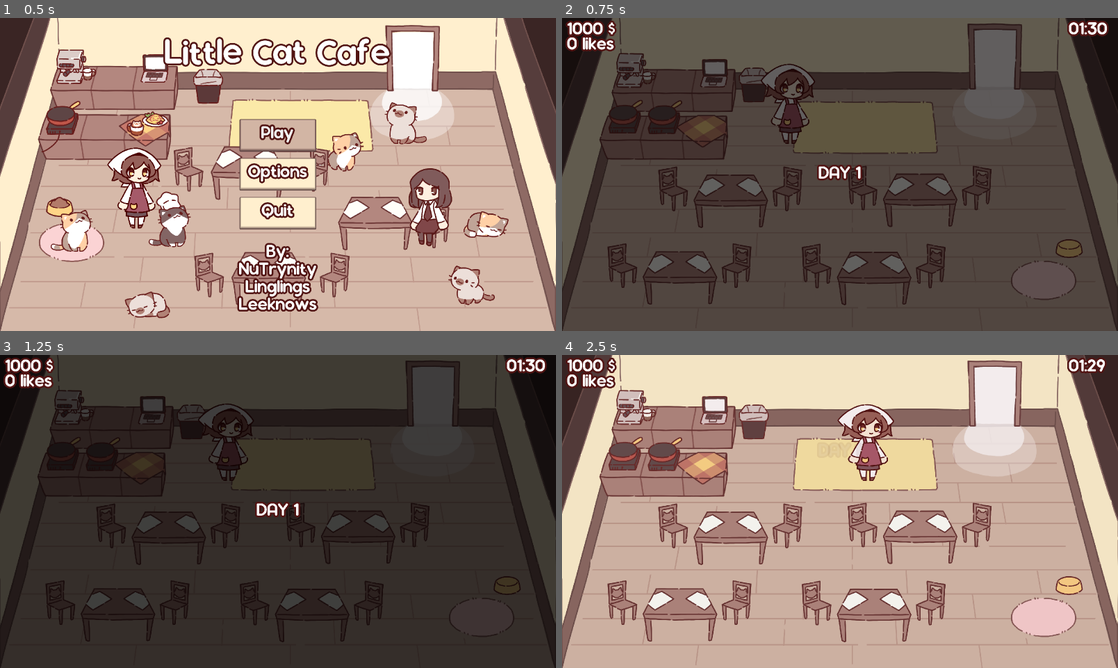
Above: before the commit, frames 1-4 (two rows, left to right).
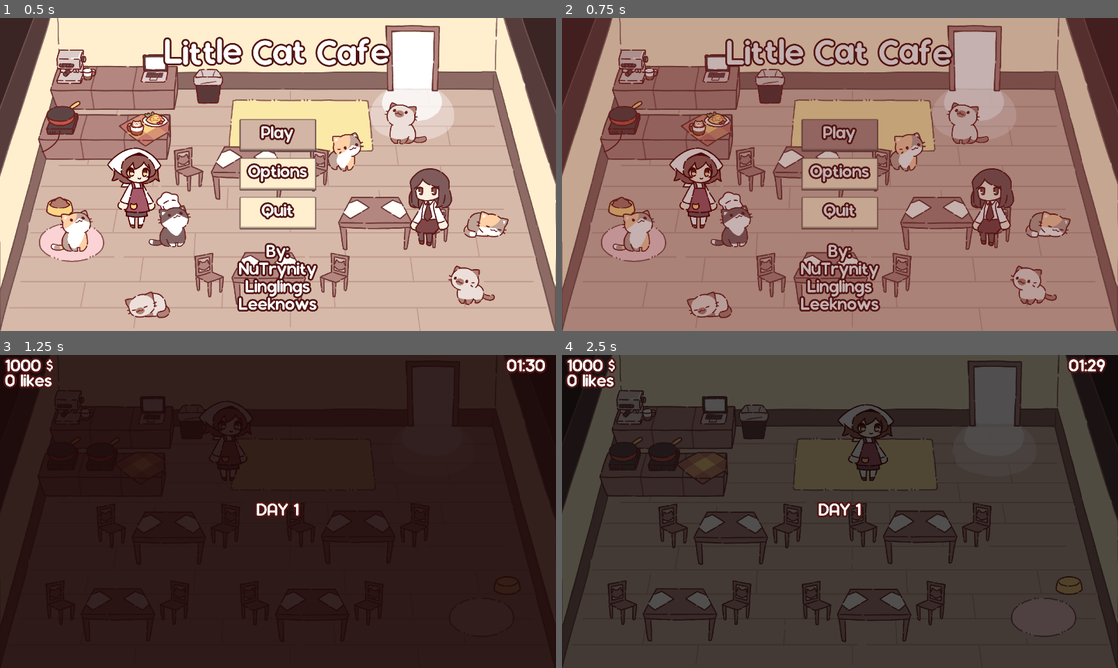
Above: after the commit, the same moments.

Repository: NuTrynity/Little-Cat-Cafe
Game: Godot game, scene res://Nodes/UI/main_menu.tscn
Two runs of this game, one before a commit and one after it. Both use one fixed random seed, a clock stepped at 60 frames per second and the inputs below.
Inputs (mouse positions are in pixels of both pictures, inside the frame that each line leads up to):
- Up to frame 1 (0.5 s): no input
- Up to frame 2 (0.75 s): click "Play" at 0.5 s
- Up to frame 3 (1.25 s): no input
- Up to frame 4 (2.5 s): move the mouse to (962, 495) at 1.27 s; hold Right (move_right) 1.28-2 s; hold E (interact) 1.28-2 s; click (962, 495) at 1.42 s; drag from (728, 527) to (995, 426) at 2.02 s

Frame 1 is identical in both runs. In frame 2, 99% of the frame differs, in the area x 0-100%, y 0-100%; in frame 3, 25%; in frame 4, 99%.

Commit message:
added transition animation when changing scenes

Diff:
--- /dev/null
+++ b/Nodes/UI/scene_changer.tscn
@@ -0,0 +1,57 @@
+[gd_scene load_steps=5 format=3 uid="uid://dn3fvhtc8samh"]
+
+[ext_resource type="Script" path="res://Scripts/UIScripts/scene_changer.gd" id="1_0kng0"]
+
+[sub_resource type="Animation" id="Animation_hqbcy"]
+resource_name = "RESET"
+tracks/0/type = "value"
+tracks/0/imported = false
+tracks/0/enabled = true
+tracks/0/path = NodePath("BG:modulate")
+tracks/0/interp = 1
+tracks/0/loop_wrap = true
+tracks/0/keys = {
+"times": PackedFloat32Array(0),
+"transitions": PackedFloat32Array(1),
+"update": 0,
+"values": [Color(0.317647, 0.0784314, 0.0745098, 0)]
+}
+
+[sub_resource type="Animation" id="Animation_wycht"]
+resource_name = "dissolve"
+length = 0.5
+tracks/0/type = "value"
+tracks/0/imported = false
+tracks/0/enabled = true
+tracks/0/path = NodePath("BG:modulate")
+tracks/0/interp = 1
+tracks/0/loop_wrap = true
+tracks/0/keys = {
+"times": PackedFloat32Array(0, 0.5),
+"transitions": PackedFloat32Array(1, 1),
+"update": 0,
+"values": [Color(0.317647, 0.0784314, 0.0745098, 0), Color(0.317647, 0.0784314, 0.0745098, 1)]
+}
+
+[sub_resource type="AnimationLibrary" id="AnimationLibrary_78dot"]
+_data = {
+"RESET": SubResource("Animation_hqbcy"),
+"dissolve": SubResource("Animation_wycht")
+}
+
+[node name="SceneChanger" type="CanvasLayer"]
+script = ExtResource("1_0kng0")
+
+[node name="BG" type="ColorRect" parent="."]
+modulate = Color(0.317647, 0.0784314, 0.0745098, 0)
+anchors_preset = 15
+anchor_right = 1.0
+anchor_bottom = 1.0
+grow_horizontal = 2
+grow_vertical = 2
+mouse_filter = 2
+
+[node name="Animations" type="AnimationPlayer" parent="."]
+libraries = {
+"": SubResource("AnimationLibrary_78dot")
+}
--- a/Scripts/CharacterScripts/Player.gd
+++ b/Scripts/CharacterScripts/Player.gd
@@ -9,7 +9,6 @@
 
 var input = Vector2.ZERO
 var joystick_input = Vector2(0, 0)
-var tap_movement : bool
 
 func _physics_process(_delta):
 	input = get_input()
--- a/Scripts/UIScripts/main_menu.gd
+++ b/Scripts/UIScripts/main_menu.gd
@@ -16,7 +16,7 @@
 	$CenterContainer/Buttons.show()
 
 func _on_play_pressed():
-	get_tree().change_scene_to_file("res://scene_0.tscn")
+	SceneChanger.change_scene("res://scene_0.tscn")
 	AudioManager.play_sound(click)
 
 func _on_options_pressed():
--- /dev/null
+++ b/Scripts/UIScripts/scene_changer.gd
@@ -0,0 +1,9 @@
+extends CanvasLayer
+
+@onready var animations = $Animations
+
+func change_scene(target : String) -> void:
+	animations.play("dissolve")
+	await animations.animation_finished
+	get_tree().change_scene_to_file(target)
+	animations.play_backwards("dissolve")
--- a/project.godot
+++ b/project.godot
@@ -23,6 +23,7 @@
 InteractionManager="*res://Nodes/Components/interaction_manager.tscn"
 GlobalScript="*res://Scripts/AutoLoads/Global_Script.gd"
 AudioManager="*res://Scripts/AutoLoads/AudioManager.gd"
+SceneChanger="*res://Nodes/UI/scene_changer.tscn"
 
 [display]
 
Not shown: 5 places in Assets/Theme/main_menu.tres that only renumber resources
